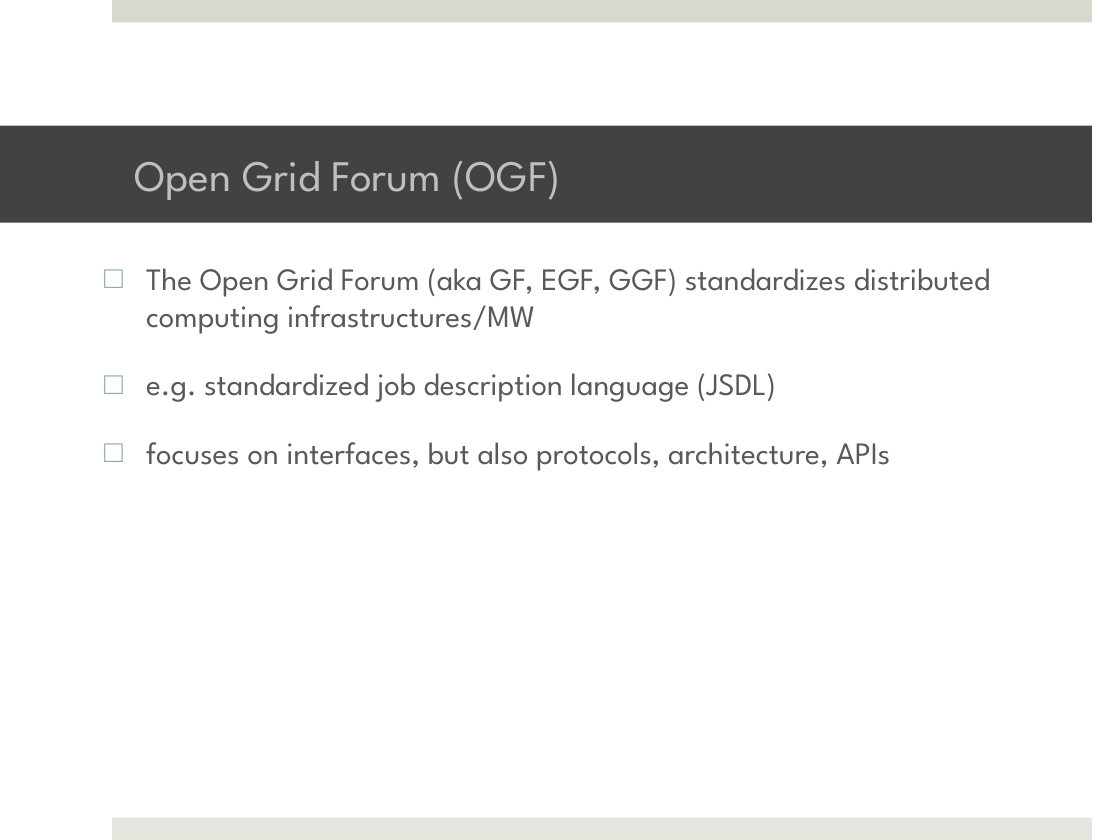
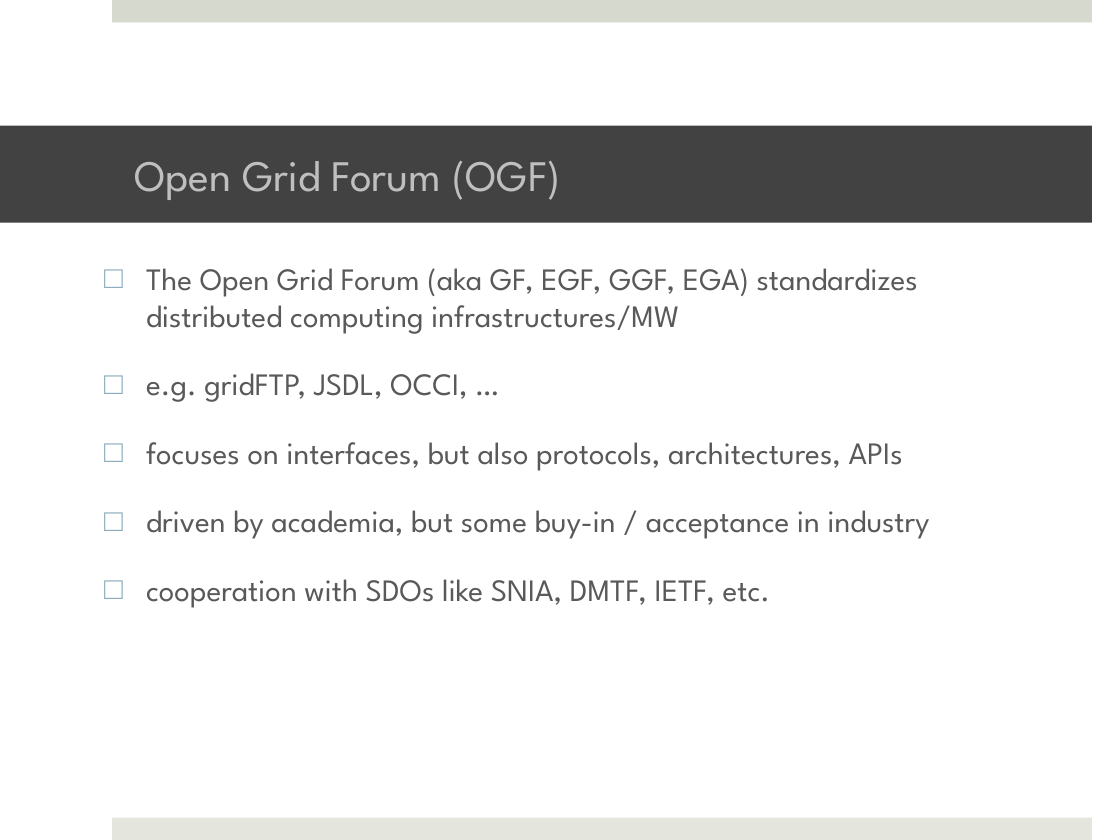
Before and after one commit to saga-project/saga-cpp-legacy-projects, a slide deck: slide 5 of tutorial/EGI-2011/02_api3.pptx. Drawn at 1120x840 pixels with LibreOffice and Linux fonts; fonts in the diff are those of the drawing; background and template pictures are left out. Boxes give left, top, right and bottom in pixels: in the first picture for what was removed or moved away, otherwise in the second. Text is boxed around its words. In the diff, an @@ line names an element or a change of style, - is before the commit and + after.

```diff
--- a/tutorial/EGI-2011/02_api3.pptx
+++ b/tutorial/EGI-2011/02_api3.pptx
@@ text at <box>146,268,930,608</box>: text changed @@
-□ The Open Grid Forum (aka GF, EGF, GGF) standardizes distributed computing infrastructures/MW
-□ e.g. standardized job description language (JSDL)
-□ focuses on interfaces, but also protocols, architecture, APIs
+□ The Open Grid Forum (aka GF, EGF, GGF, EGA) standardizes distributed computing infrastructures/MW
+□ e.g. gridFTP, JSDL, OCCI, …
+□ focuses on interfaces, but also protocols, architectures, APIs
+□ driven by academia, but some buy-in / acceptance in industry
+□ cooperation with SDOs like SNIA, DMTF, IETF, etc.
```
Also in this commit, not shown: 8 other slides changed, 1 slide removed, 4 other files.
